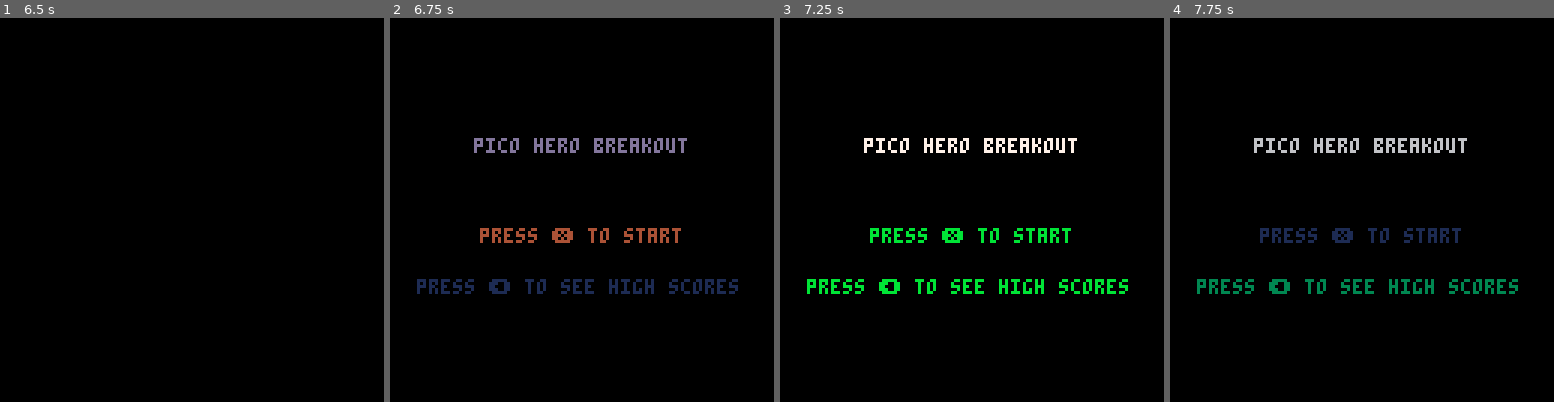
Above: before the commit, frames 1-4 (left to right).
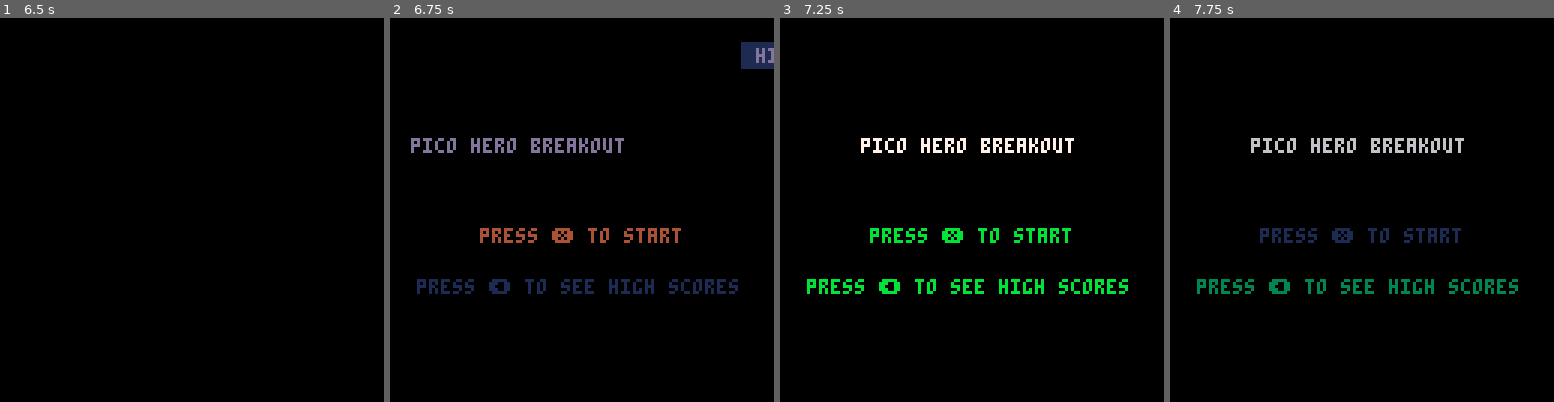
Above: after the commit, the same moments.

Repository: ivanarellano/pico8-doodles
Game: PICO-8 cartridge breakout/breakout.p8
The game is run twice, just before and just after one commit, with the same random seed, the same clock (stepped at 60 frames per second) and the same inputs.
Inputs:
- Up to frame 1 (6.5 s): tap X (X key) at 0.33, 1.07, 1.85, 2.97, 4.08, 5.2, 6.32 s; hold Right 1.6-2.1 s; hold Right 2.47-3.03 s; hold Left 3.08-3.58 s; hold Right 4.02-4.68 s; hold Left 5.08-5.68 s; hold Right from 6.08 s (still down)
- Up to frame 2 (6.75 s): release Right at 6.58 s; hold Right from 6.63 s (still down)
- Up to frame 3 (7.25 s): release Right at 7.13 s
- Up to frame 4 (7.75 s): tap X (X key) at 7.43 s; hold Right from 7.5 s (still down)

Frame 1 is identical in both runs. In frame 2, 2.1% of the frame differs, in the area x 5-100%, y 6-36%; in frame 3, 1.4%; in frame 4, 1.4%.

Commit message:
Fix level over issue

Diff:
--- a/breakout/breakout.p8
+++ b/breakout/breakout.p8
@@ -635,7 +635,7 @@
   if lover_count<=0 then
    lover_count= -1
    blinkspeed=8
-   mode="start"
+   nextlevel()
   end
  end
 end
@@ -653,7 +653,9 @@
   if lover_count<=0 then
    lover_count= -1
    blinkspeed=8
-   nextlevel()
+			mode="start"
+   hsx=128
+   hsdx=20
   end
  end
 end
